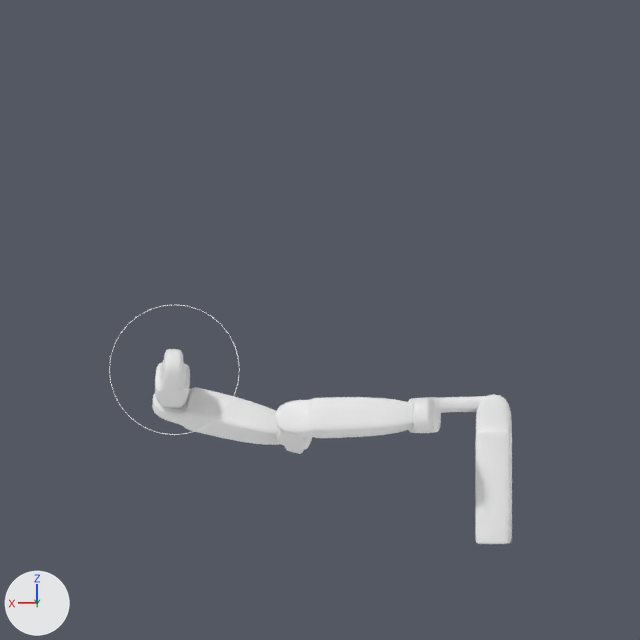
One commit to the Blender file Powerpoint/Blender/HighDOFArmNoText3.blend: the scene before it, then after it.
Before and after are seen from the file's camera 'Camera'. The lights are fixed; the arrows at lower left show +X, +Y and +Z. Both versions are drawn at frame 58 of the action 'Empty.005Action'; the numbers are the values there.

The older version as bpy lines, for what is in view:
```python
ob_circle = bpy.data.objects.new('Circle', me_circle_002)
ob_circle.location = (2.445, 0.882, 1.337)
ob_circle.rotation_euler = (1.571, 0.0, 0.0)  # degrees (90, 0, 0)
ob_circle.scale = (0.5, 0.5, 0.5)
ob_cube_005 = bpy.data.objects.new('Cube.005', me_cube_006)
ob_cube_005.parent = ob_link5
ob_cube_005.location = (2.509, 0.0404, 0.995)
ob_cube_005.rotation_euler = (-1.571, -1.571, 0.0)  # degrees (-90, -90, 0)
ob_cube_005.scale = (0.136, 0.136, 0.5)
ob_link0 = bpy.data.objects.new('Link0', None)
ob_link0.location = (0.0, 0.0, 0.0)
ob_link0.rotation_euler = (0.0, 0.0, -0.0542)  # degrees (0, 0, -3.1)
ob_link1 = bpy.data.objects.new('Link1', None)
ob_link1.parent = ob_link0
ob_link1.location = (0.0, 0.0, 1.0)
ob_link1.rotation_euler = (0.0, 0.0241, 0.0)  # degrees (0, 1.4, 0)
ob_link2 = bpy.data.objects.new('Link2', None)
ob_link2.parent = ob_link1
ob_link2.location = (0.5, 0.5, 1.0)
ob_link2.rotation_euler = (0.273, 0.0, 0.0)  # degrees (16, 0, 0)
ob_link3 = bpy.data.objects.new('Link3', None)
ob_link3.parent = ob_link2
ob_link3.location = (1.5, 0.5, 1.0)
ob_link3.rotation_euler = (0.0, -0.269, 0.0)  # degrees (0, -15, 0)
ob_link4 = bpy.data.objects.new('Link4', None)
ob_link4.parent = ob_link3
ob_link4.location = (1.5, 0.0, 1.0)
ob_link4.rotation_euler = (0.326, 0.0, 0.0)  # degrees (19, 0, 0)
ob_link5 = bpy.data.objects.new('Link5', None)
ob_link5.parent = ob_link4
ob_link5.location = (2.5, 0.0, 1.0)
ob_link5.rotation_euler = (0.0, 0.225, 0.0)  # degrees (0, 13, 0)
# also in view: 'Cube.002' at (1.1, 0.45, 0.97); 'Cube' at (0.0, 0.0, 0.57); 'Cube.001' at (0.3, -0.03, 1.0); 'Cube.004' at (2.06, -0.11, 0.99)
```
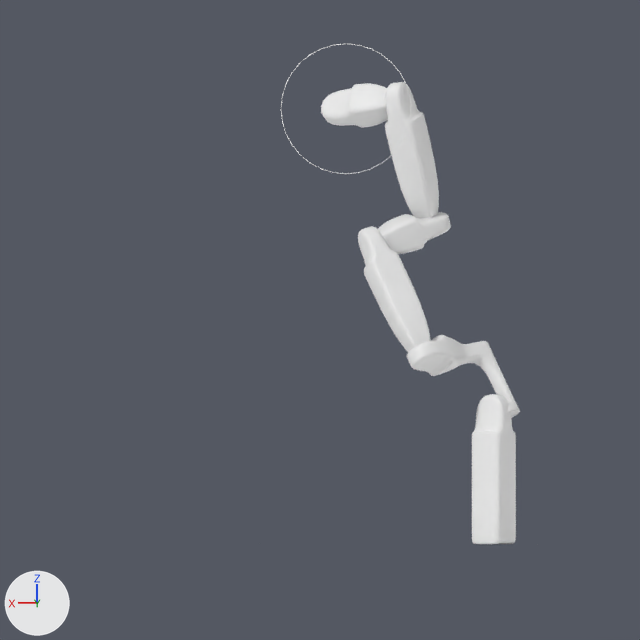
Not drawn themselves, but carrying or shaping drawn objects: ob_link0, ob_link1, ob_link2, ob_link3, ob_link4, ob_link5.

Location of each change, [x1, y1, x2, y2] in pixels of the pictures (640 x 640 px):
```json
{"object": "Cube.002", "change": "turned", "before": [275, 397, 413, 438], "after": [358, 226, 431, 352]}
{"object": "Cube.004", "change": "turned", "before": [152, 387, 279, 445], "after": [385, 82, 439, 218]}
{"object": "Cube", "change": "turned", "before": [475, 394, 512, 544], "after": [472, 394, 516, 544]}
{"object": "Cube.001", "change": "turned", "before": [408, 395, 501, 433], "after": [407, 335, 520, 418]}
{"object": "Cube.005", "change": "turned", "before": [155, 349, 190, 408], "after": [321, 83, 388, 128]}
{"object": "Cube.003", "change": "turned", "before": [277, 429, 312, 454], "after": [378, 212, 451, 254]}
{"object": "Circle", "change": "moved", "before": [109, 304, 240, 435], "after": [281, 44, 411, 174]}
```

Edits to the scene script, one JSON object a line:
```json
{"op": "set", "path": "ob_link0.rotation_euler", "old": "(0.0, 0.0, -0.0542)", "new": "(0.0, 0.0, -0.651)", "note": "degrees (0, 0, -3.1) -> degrees (0, 0, -37)"}
{"op": "set", "path": "ob_link1.rotation_euler", "old": "(0.0, 0.0241, 0.0)", "new": "(0.0, -1.037, 0.0)", "note": "degrees (0, 1.4, 0) -> degrees (0, -59, 0)"}
{"op": "set", "path": "ob_link2.rotation_euler", "old": "(0.273, 0.0, 0.0)", "new": "(-0.626, 0.0, 0.0)", "note": "degrees (16, 0, 0) -> degrees (-36, 0, 0)"}
{"op": "set", "path": "ob_link3.rotation_euler", "old": "(0.0, -0.269, 0.0)", "new": "(0.0, -0.591, 0.0)", "note": "degrees (0, -15, 0) -> degrees (0, -34, 0)"}
{"op": "set", "path": "ob_link4.rotation_euler", "old": "(0.326, 0.0, 0.0)", "new": "(-0.835, 0.0, 0.0)", "note": "degrees (19, 0, 0) -> degrees (-48, 0, 0)"}
{"op": "set", "path": "ob_link5.rotation_euler", "old": "(0.0, 0.225, 0.0)", "new": "(0.0, -0.686, 0.0)", "note": "degrees (0, 13, 0) -> degrees (0, -39, 0)"}
{"op": "set", "path": "ob_circle.location", "old": "(2.445, 0.882, 1.337)", "new": "(1.131, 0.882, 3.335)"}
```
